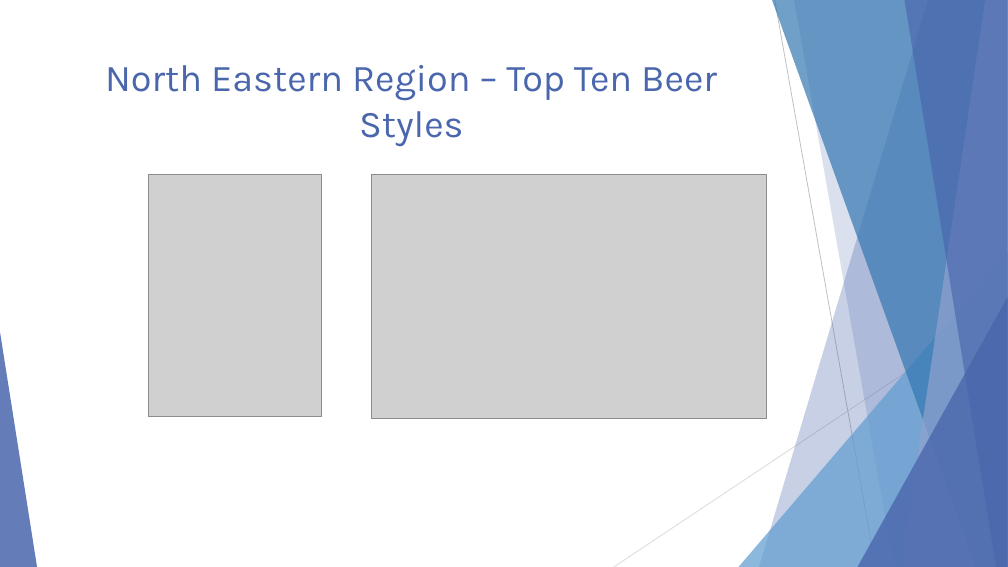
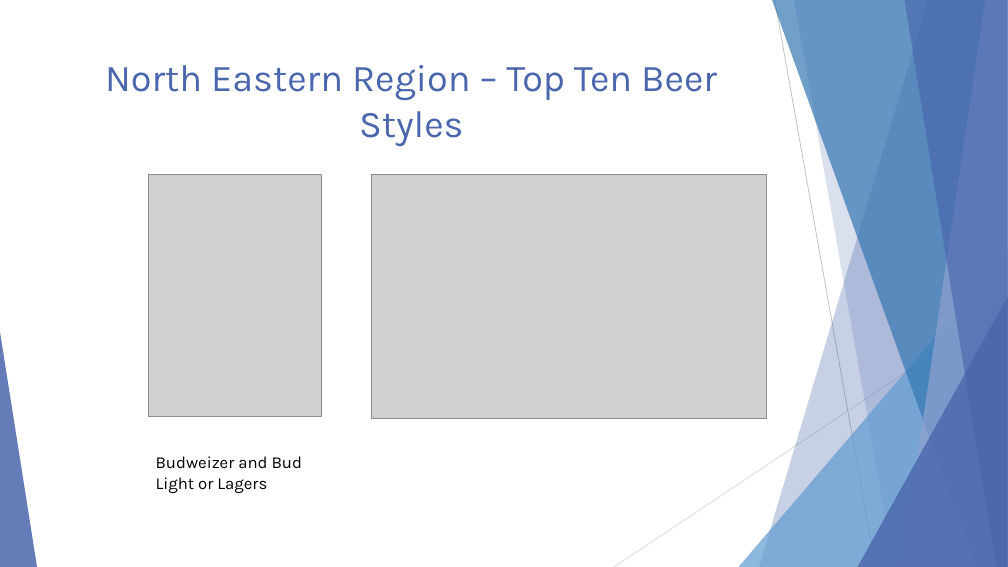
Before and after one commit to malcolmccarlson/DDS-CaseStudy1, a slide deck: slide 11 of MalcolmCarlsonBeerDataEDA.DDS6306.pptx. Drawn at 1008x567 pixels with LibreOffice and Linux fonts; fonts in the diff are those of the drawing; grey boxes stand for pictures. Boxes give left, top, right and bottom in pixels: in the first picture for what was removed or moved away, otherwise in the second. Text is boxed around its words. In the diff, an @@ line names an element or a change of style, - is before the commit and + after.

```diff
--- a/MalcolmCarlsonBeerDataEDA.DDS6306.pptx
+++ b/MalcolmCarlsonBeerDataEDA.DDS6306.pptx
@@ text added at box(156, 456, 302, 493), 16 pt, text #000000 @@
+Budweizer and Bud Light or Lagers
```
Also in this commit, not shown: 5 other slides changed, 46 other files.
